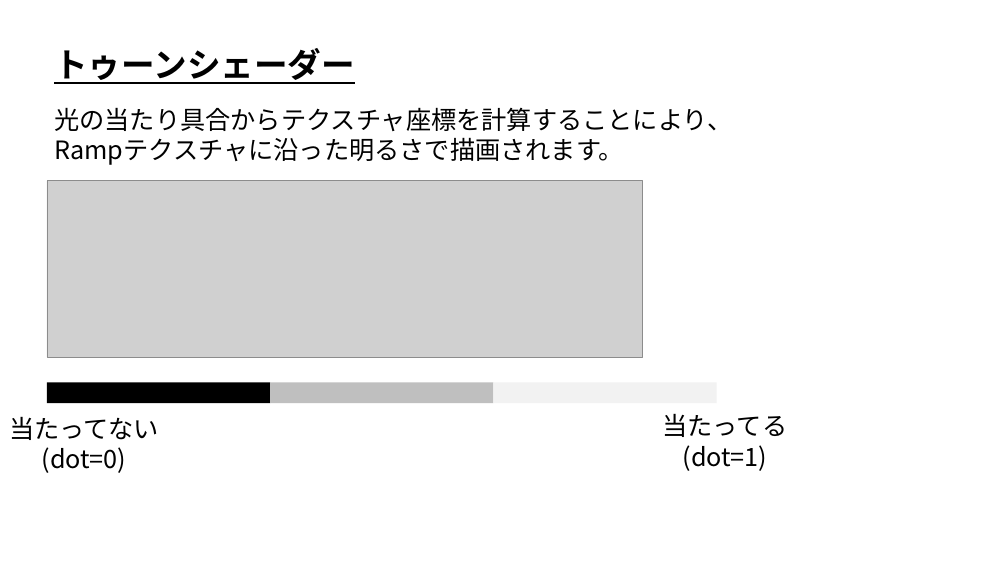
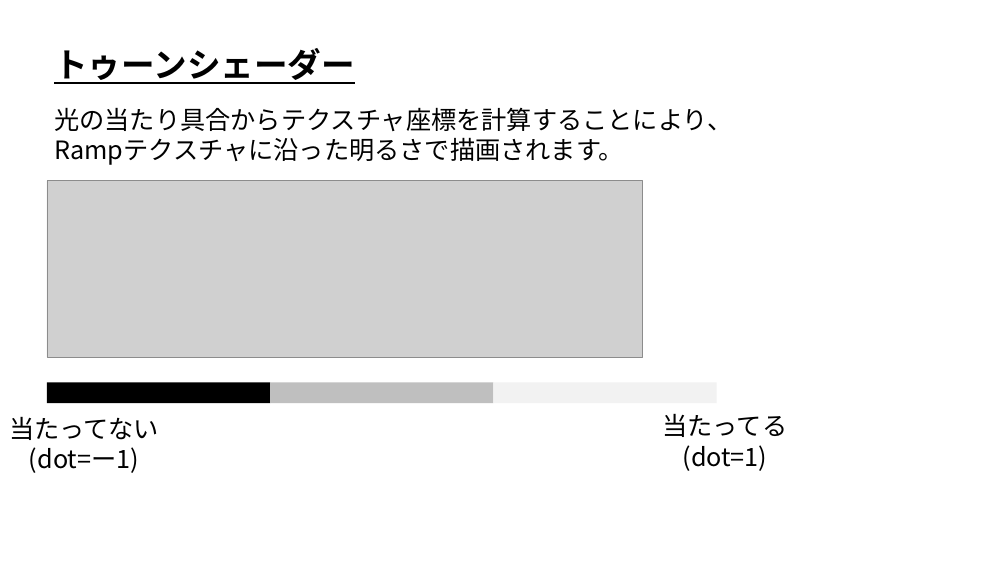
Before and after one commit to ArakiYusuke-Ohara/Textbook, a slide deck: slide 8 of ゲーム科2年/01_後期/ゲームプログラミング応用Ⅰ/08_トゥーンシェーダーRamp編.pptx. Drawn at 1008x567 pixels with LibreOffice and Linux fonts; fonts in the diff are those of the drawing; grey boxes stand for pictures. Boxes give left, top, right and bottom in pixels: in the first picture for what was removed or moved away, otherwise in the second. Text is boxed around its words. In the diff, an @@ line names an element or a change of style, - is before the commit and + after.

```diff
--- a/ゲーム科2年/01_後期/ゲームプログラミング応用Ⅰ/08_トゥーンシェーダーRamp編.pptx
+++ b/ゲーム科2年/01_後期/ゲームプログラミング応用Ⅰ/08_トゥーンシェーダーRamp編.pptx
@@ text at (x1=29, y1=447, x2=139, y2=473): text changed @@
-(dot=0)
+(dot=ー1)
```
Also in this commit, not shown: 1 other file.
